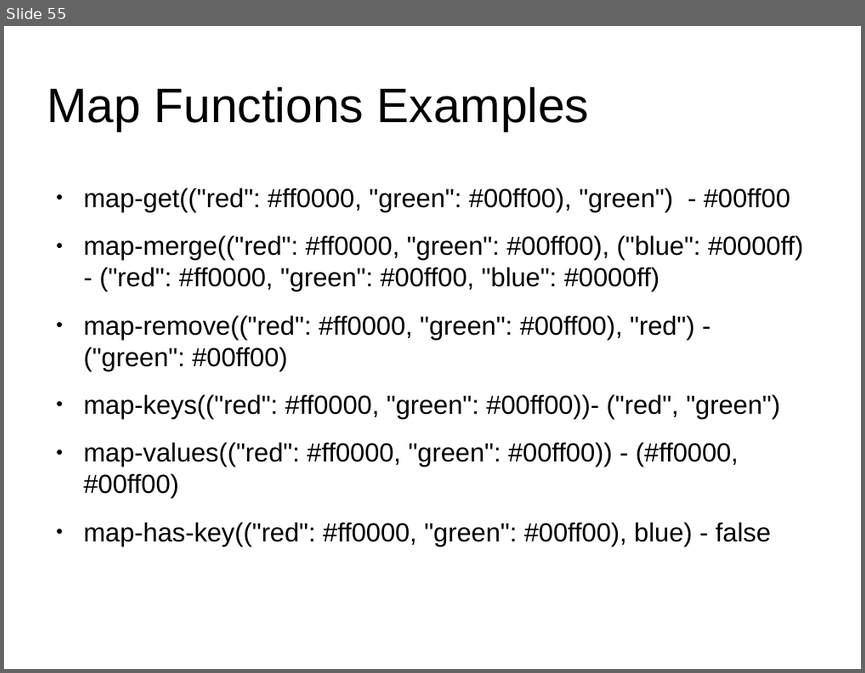
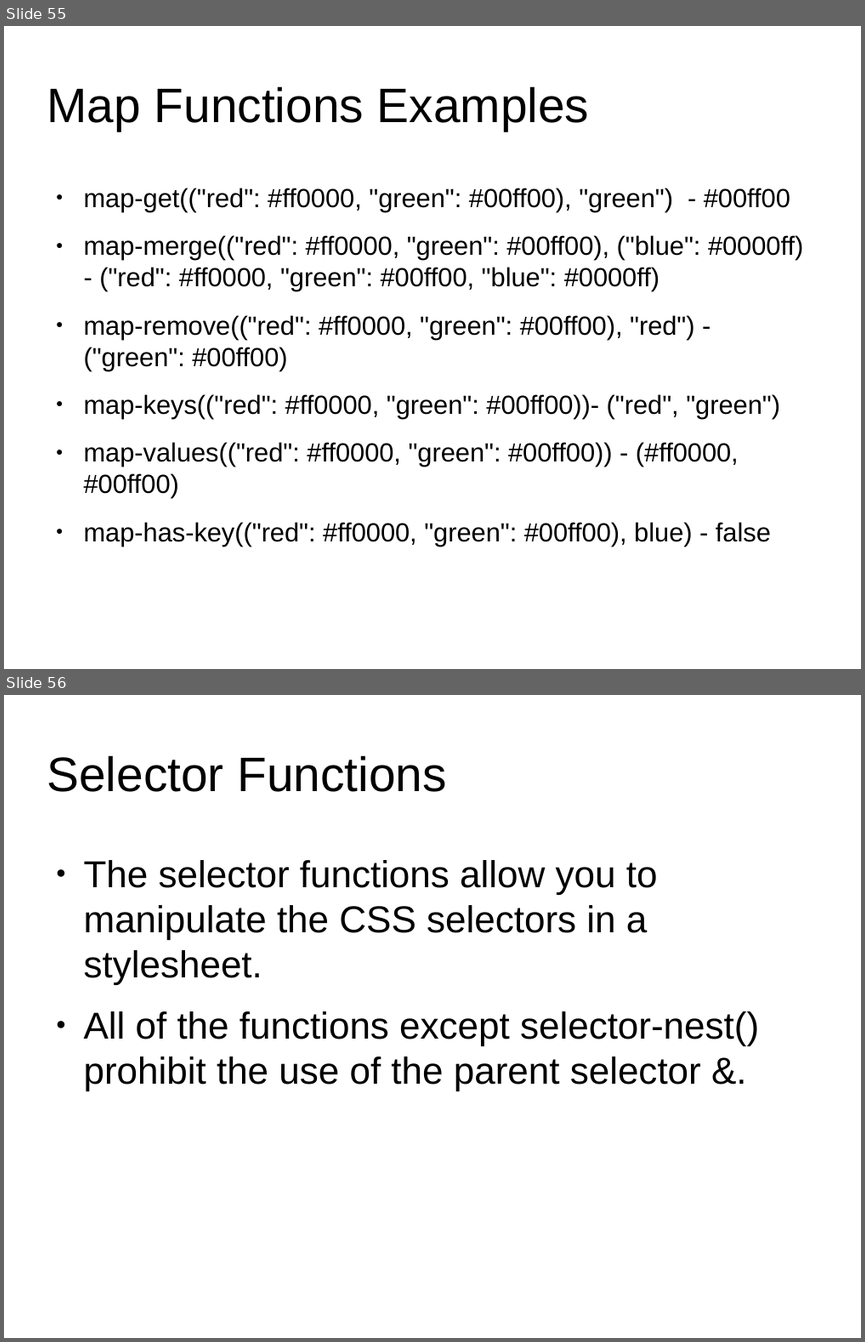
Before and after one commit to anumsh/SASS-Basics, a slide deck: SASS_basics.odp. Shown one above the other, each under a label of ours: slide 55 before the commit, slides 55 and 56 after it. The pictures are 865x673 and 865x1342 pixels, drawn with LibreOffice and Linux fonts; fonts in the diff are those of the drawing; background and template pictures are left out. Boxes give left, top, right and bottom in pixels: in the first picture for what was removed or moved away, otherwise in the second. Text is boxed around its words. In the diff, an @@ line names an element or a change of style, - is before the commit and + after.

Commit message:
feat: Selector Functions

```diff
--- a/SASS_basics.odp
+++ b/SASS_basics.odp
@@ slide 56 added at (4,695,861,1338), background #FFFFFF @@
@@ title added at (46,755,447,792), 44.8 pt, text #000000 @@
+Selector Functions
@@ text added at (84,860,759,1091), 34.7 pt, text #000000 @@
+● The selector functions allow you to manipulate the CSS selectors in a stylesheet.
+● All of the functions except selector-nest() prohibit the use of the parent selector &.
```
Also in this commit, not shown: 1 other slide added.
